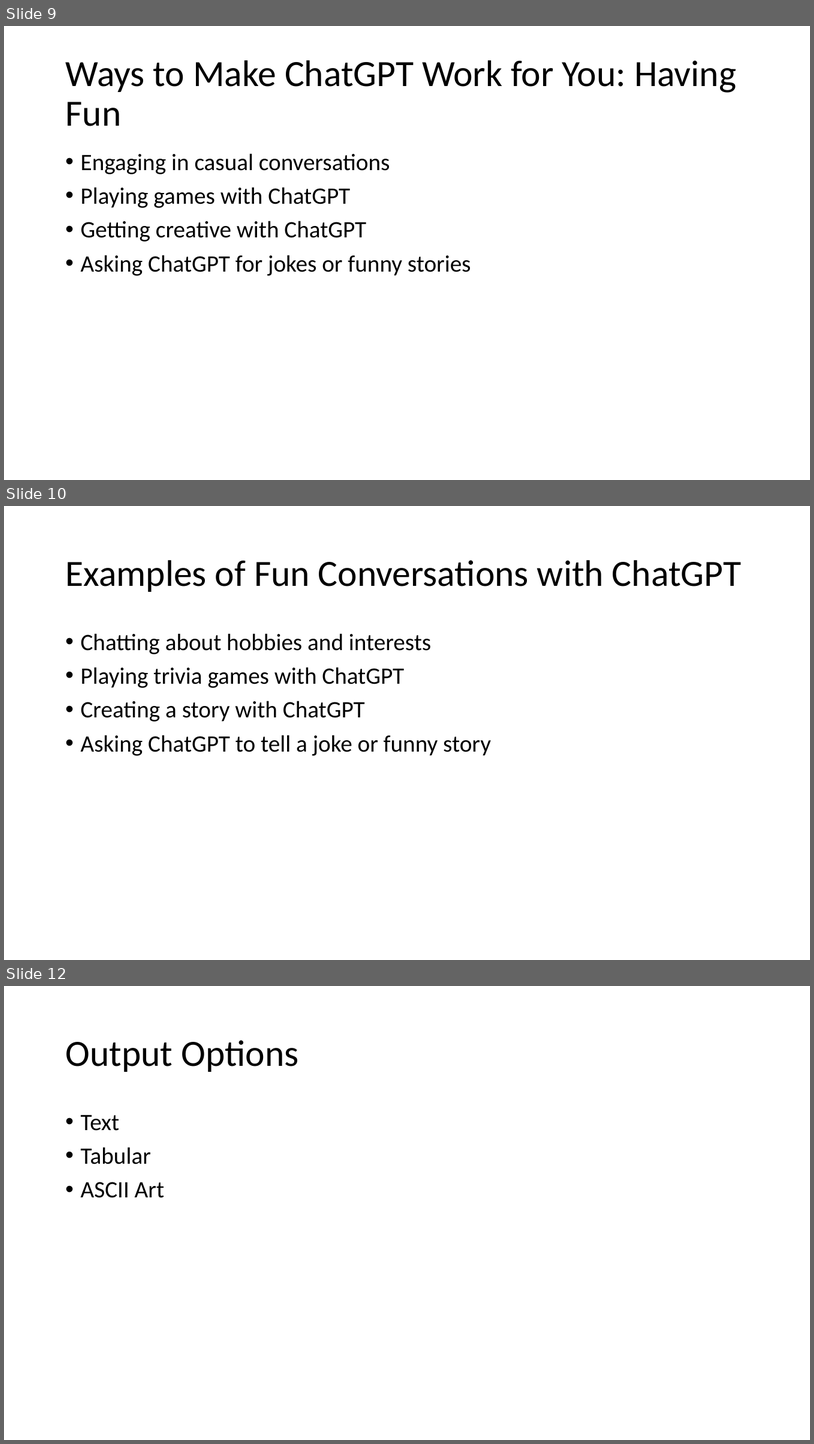
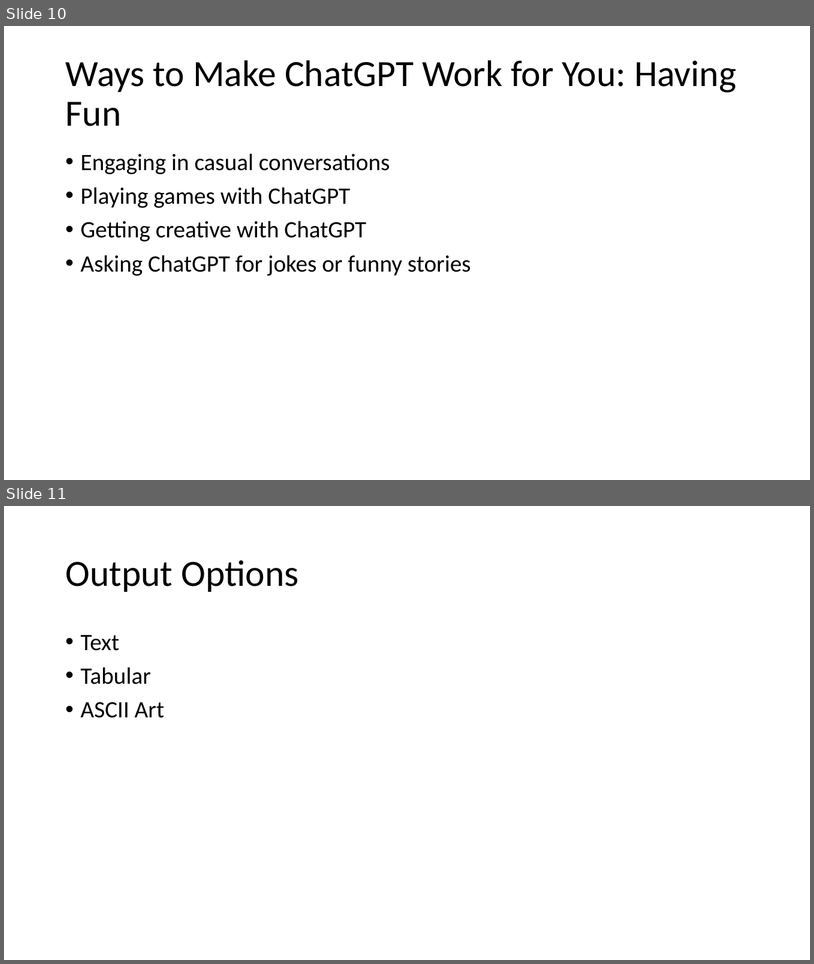
Before and after one commit to DavidGiard/Presentation-Slides, a slide deck: ChatGPT/ChatGPT.pptx. Shown one above the other, each under a label of ours: slides 9, 10 and 12 before the commit, slides 10 and 11 after it; the slides between them are not shown. The pictures are 814x1444 and 814x964 pixels, drawn with LibreOffice and Linux fonts; fonts in the diff are those of the drawing. Boxes give left, top, right and bottom in pixels: in the first picture for what was removed or moved away, otherwise in the second. Text is boxed around its words. In the diff, an @@ line names an element or a change of style, - is before the commit and + after.

Commit message:
ChatGPT

```diff
--- a/ChatGPT/ChatGPT.pptx
+++ b/ChatGPT/ChatGPT.pptx
@@ slide 10 removed at [4,506,810,960], background #FFFFFF @@
@@ title removed at [65,560,741,592] @@
-Examples of Fun Conversations with ChatGPT
@@ text removed at [81,633,491,756] @@
-• Chatting about hobbies and interests
-• Playing trivia games with ChatGPT
-• Creating a story with ChatGPT
-• Asking ChatGPT to tell a joke or funny story
@@ what was slide 9 is now slide 10 @@
@@ what was slide 12 is now slide 11 @@
```
Also in this commit, not shown: 1 slide changed, 1 slide added, 1 other slide removed.
